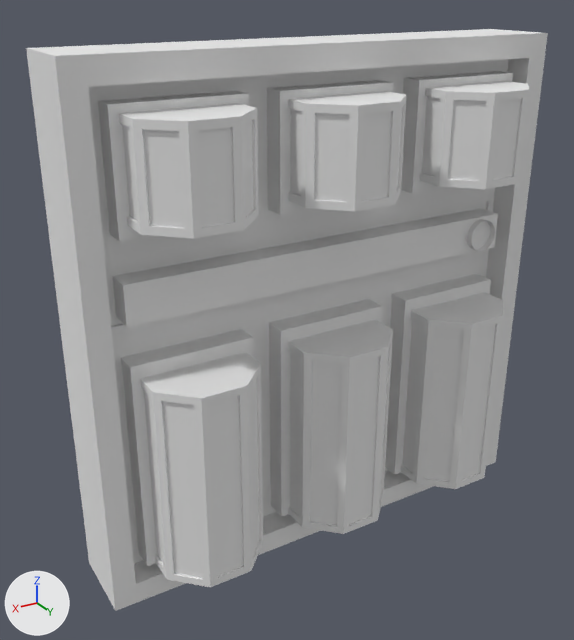
Before and after pictures for a commit that changed the Blender file Assets/models/house/floor02/bedroom_sw/puzzles/puzzle02.blend.
Camera for both pictures: a 50 mm camera at (1.82, 2.61, 1.36) aimed at (0.17, -0.15, -0.01). Lighting does not change. The marker at lower left points along +X, +Y and +Z.

Objects in the first picture: 'combination01', 'combination02', 'combination03', 'combination04', 'combination05', 'combination06', 'lock_lever', 'puzzle02_case', 'puzzle02_frame'.
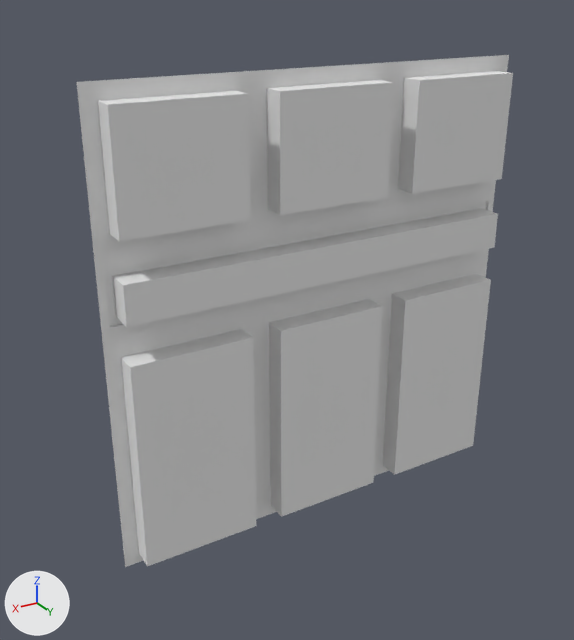
Boxes [x1, y1, x2, y2] around the edits, measured in the pictures (574 x 640 px):
'puzzle02_frame', hidden: before [26, 29, 548, 611]
'combination06', hidden: before [140, 352, 263, 587]
'combination05', hidden: before [288, 320, 393, 534]
'combination03', hidden: before [119, 103, 259, 239]
'combination04', hidden: before [400, 292, 503, 489]
'combination02', hidden: before [288, 91, 406, 211]
'combination01', hidden: before [420, 81, 529, 189]
'lock_lever', hidden: before [467, 219, 495, 251]

What the commit changed:
Object 'puzzle02_frame' (ob_puzzle02_frame) is now hidden.
Object 'combination03' (ob_combination03) moves from (0.667, 0.0, 0.75) to (0.0, 0.0, 0.0).
Object 'combination03' (ob_combination03) is now hidden.
Object 'combination02' (ob_combination02) moves from (0.0, 0.0, 0.75) to (0.0, 0.0, 0.0).
Object 'combination02' (ob_combination02) is now hidden.
Object 'combination01' (ob_combination01) moves from (-0.667, 0.0, 0.75) to (0.0, 0.0, 0.0).
Object 'combination01' (ob_combination01) is now hidden.
Object 'combination06' (ob_combination06) moves from (0.667, 0.0, -0.5) to (0.0, 0.0, 0.0).
Object 'combination06' (ob_combination06) is now hidden.
Object 'combination05' (ob_combination05) moves from (0.0, 0.0, -0.5) to (0.0, 0.0, 0.0).
Object 'combination05' (ob_combination05) is now hidden.
Object 'combination04' (ob_combination04) moves from (-0.667, 0.0, -0.5) to (0.0, 0.0, 0.0).
Object 'combination04' (ob_combination04) is now hidden.
Object 'lock_lever' (ob_lock_lever) moves from (-0.82, -0.2, 0.25) to (0.0, 0.0, 0.0).
Object 'lock_lever' (ob_lock_lever) is now hidden.
